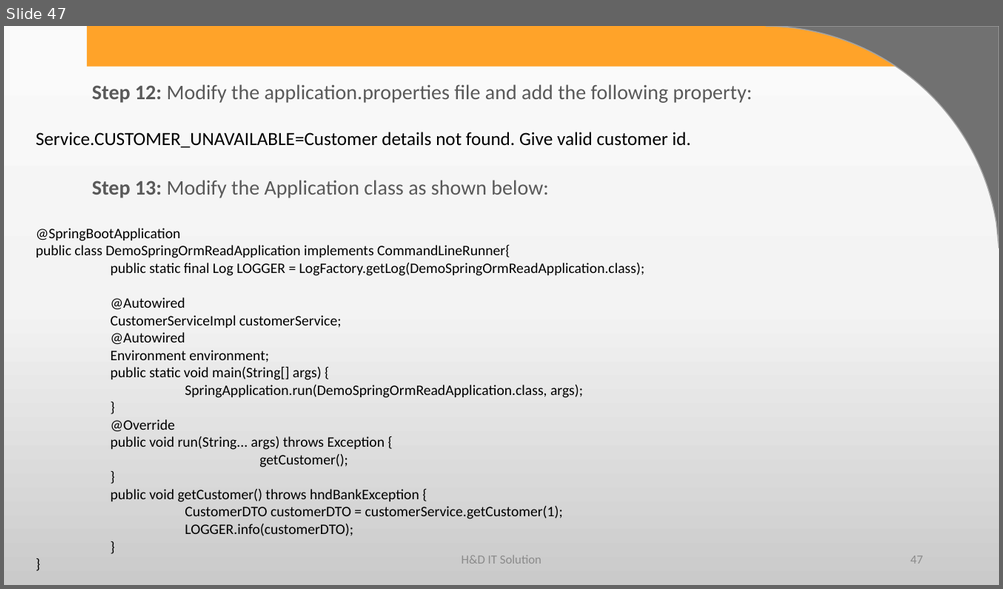
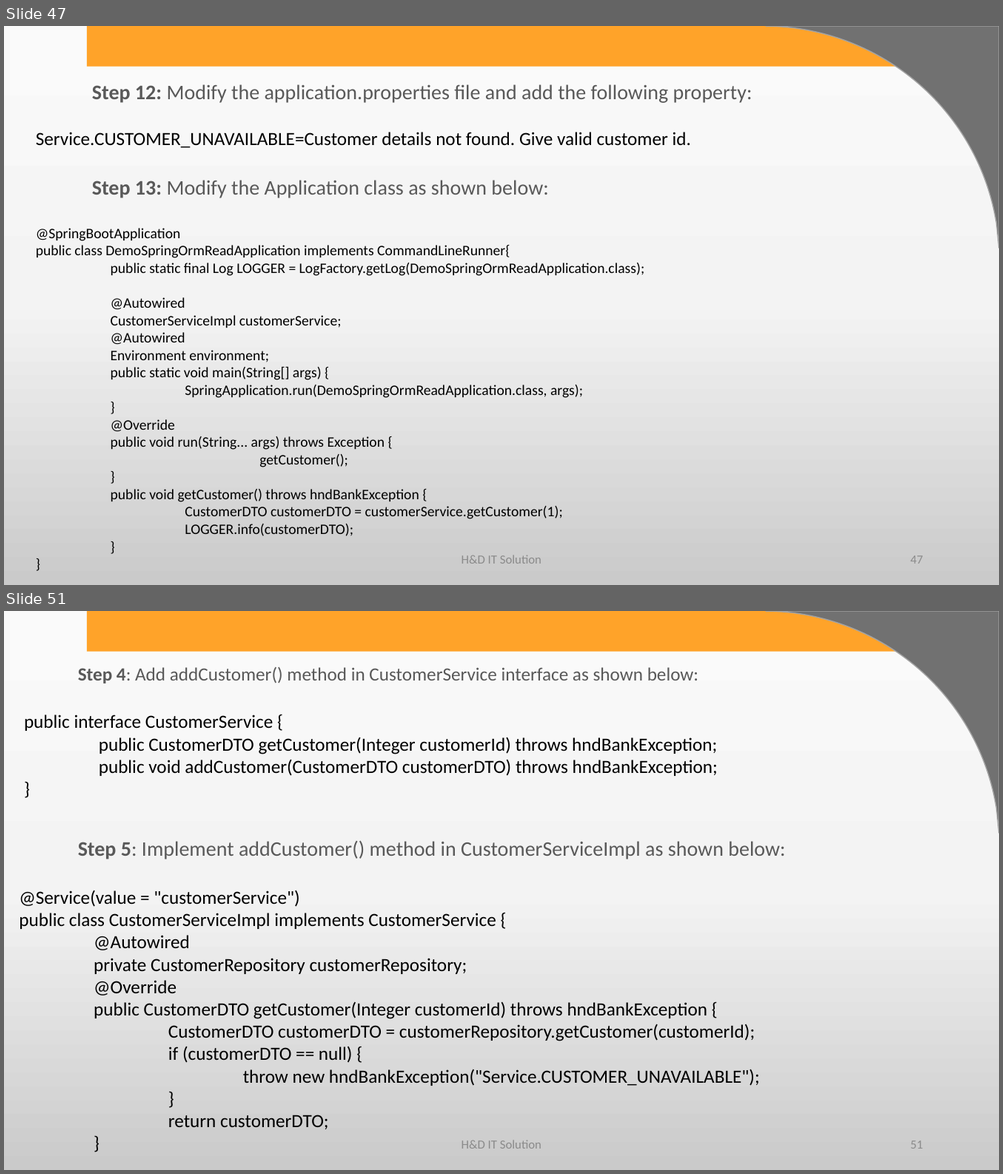
Before and after one commit to harshadasawant/spring_boot1, a slide deck: infinite/src/main/ppt/Persistence Layer using Spring Boot.pptx. Shown one above the other, each under a label of ours: slide 47 before the commit, slides 47 and 51 after it; the slides between them are not shown. The pictures are 1003x589 and 1003x1174 pixels, drawn with LibreOffice and Linux fonts; fonts in the diff are those of the drawing; background and template pictures are left out. Boxes give left, top, right and bottom in pixels: in the first picture for what was removed or moved away, otherwise in the second. Text is boxed around its words. In the diff, an @@ line names an element or a change of style, - is before the commit and + after.

```diff
--- a/infinite/src/main/ppt/Persistence Layer using Spring Boot.pptx
+++ b/infinite/src/main/ppt/Persistence Layer using Spring Boot.pptx
@@ slide 51 added at [4,611,999,1170], background gradient #FBFBFB to #F4F4F4 to #CBCBCB; not listed: 2 template elements that a slide beside it also shows @@
@@ text added at [78,667,698,684], 18 pt, text #595959 @@
+Step 4: Add addCustomer() method in CustomerService interface as shown below:
@@ text added at [24,715,717,776], 18 pt, text #000000 @@
+public interface CustomerService {
+public CustomerDTO getCustomer(Integer customerId) throws hndBankException;
+public void addCustomer(CustomerDTO customerDTO) throws hndBankException;
+}
@@ text added at [78,841,785,860], 20 pt, text #595959 @@
+Step 5: Implement addCustomer() method in CustomerServiceImpl as shown below:
@@ text added at [19,890,760,1130], 18 pt, text #000000 @@
+@Service(value = "customerService")
+public class CustomerServiceImpl implements CustomerService {
+@Autowired
+private CustomerRepository customerRepository;
+@Override
+public CustomerDTO getCustomer(Integer customerId) throws hndBankException {
+CustomerDTO customerDTO = customerRepository.getCustomer(customerId);
+if (customerDTO == null) {
+throw new hndBankException("Service.CUSTOMER_UNAVAILABLE");
+}
+return customerDTO;
+}
@@ text added at [461,1141,541,1149], 12 pt, text #8C8C8C @@
+H&D IT Solution
@@ page number added at [910,1141,922,1149], 12 pt, text #8C8C8C @@
+51
```
Also in this commit, not shown: 97 other slides added, 6 other files.
